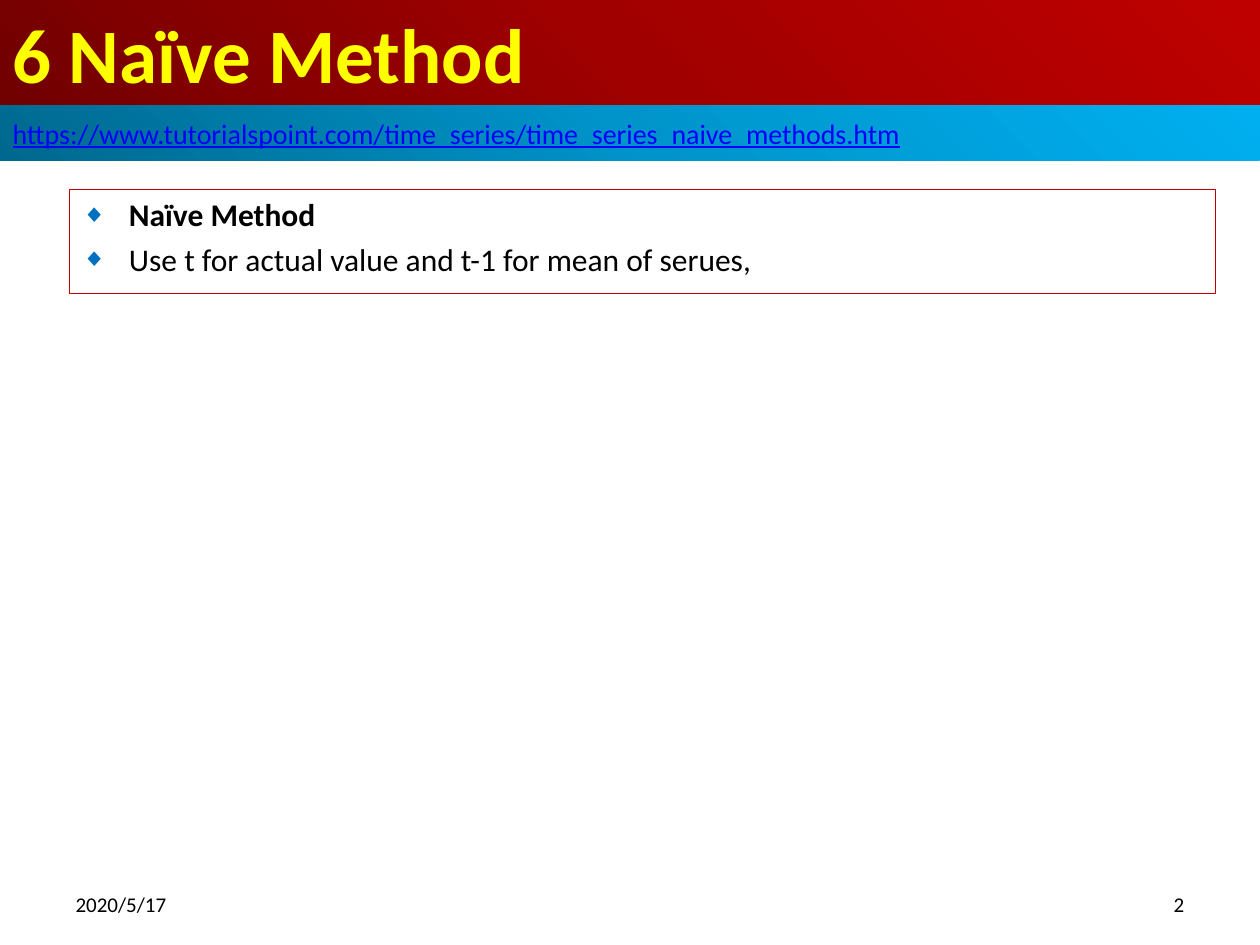
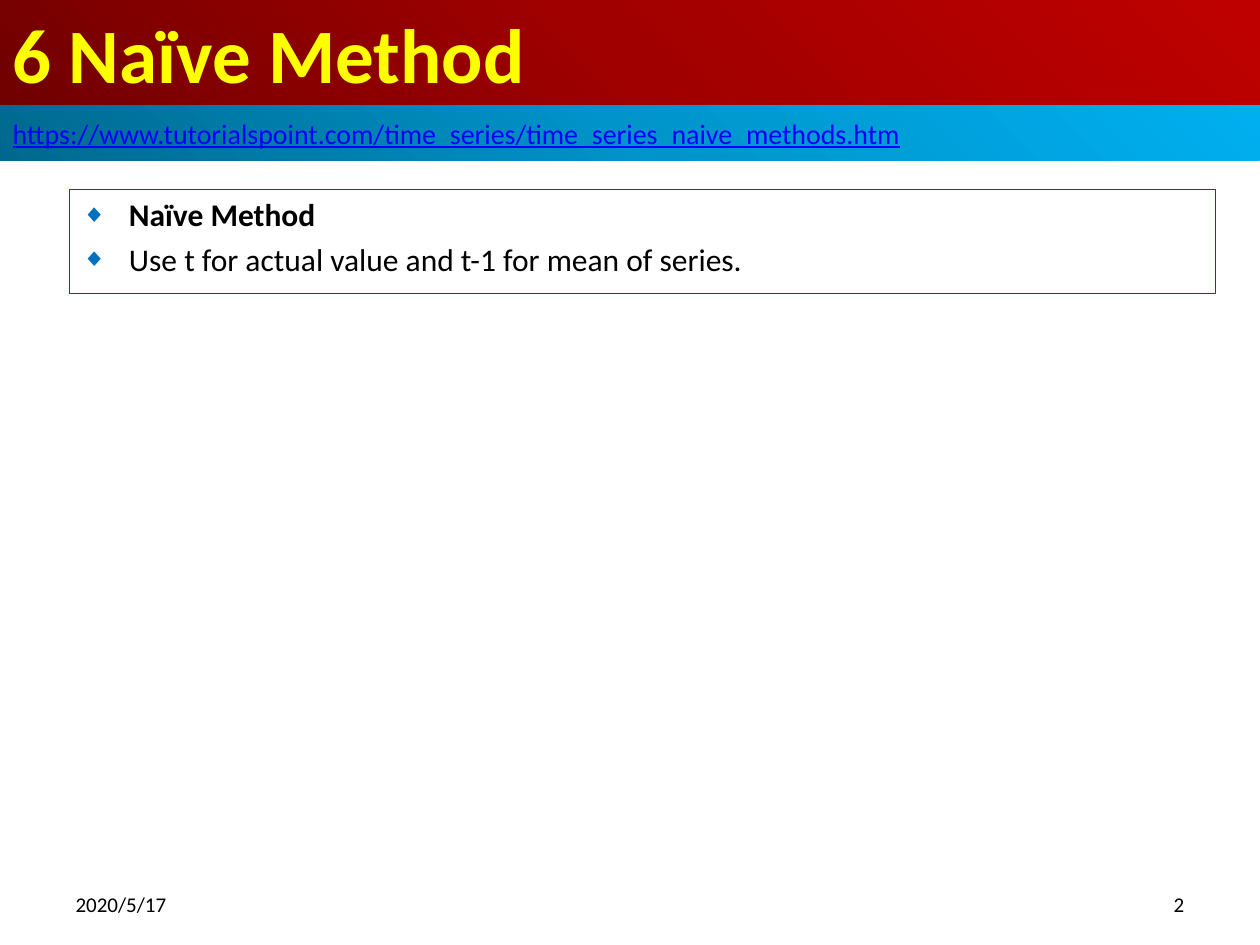
Before and after one commit to peterhchen/700_TimeSeries, a slide deck: slide 2 of 06_NaiveMethod.pptx. Drawn at 1260x945 pixels with LibreOffice and Linux fonts; fonts in the diff are those of the drawing. Boxes give left, top, right and bottom in pixels: in the first picture for what was removed or moved away, otherwise in the second. Text is boxed around its words. In the diff, an @@ line names an element or a change of style, - is before the commit and + after.

```diff
--- a/06_NaiveMethod.pptx
+++ b/06_NaiveMethod.pptx
@@ subtitle at (x1=129, y1=249, x2=742, y2=272): text changed @@
-◆ Use t for actual value and t-1 for mean of serues,
+◆ Use t for actual value and t-1 for mean of series.
```
Also in this commit, not shown: 2 other files.
